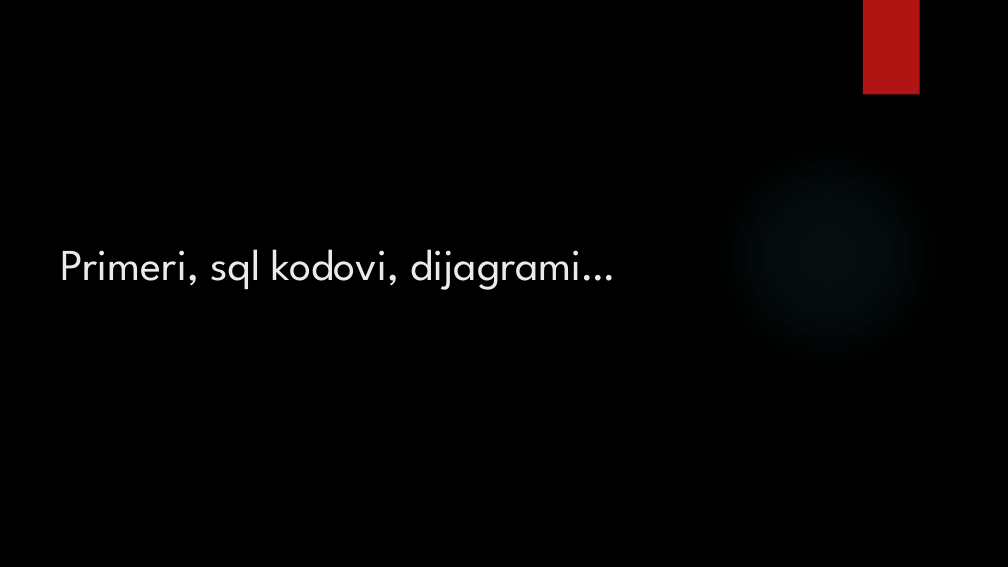
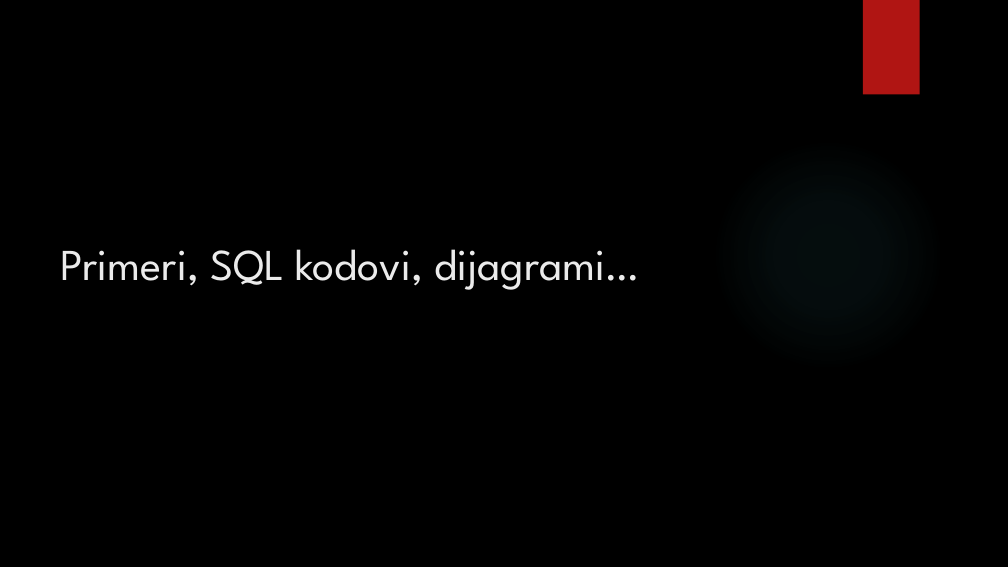
Before and after one commit to MATFPodmladak/ISGradjevinskeFirme, a slide deck: slide 14 of Prezentacija.pptx. Drawn at 1008x567 pixels with LibreOffice and Linux fonts; fonts in the diff are those of the drawing; background and template pictures are left out. Boxes give left, top, right and bottom in pixels: in the first picture for what was removed or moved away, otherwise in the second. Text is boxed around its words. In the diff, an @@ line names an element or a change of style, - is before the commit and + after.

```diff
--- a/Prezentacija.pptx
+++ b/Prezentacija.pptx
@@ title at bbox=[61, 249, 639, 290]: text changed @@
-Primeri, sql kodovi, dijagrami…
+Primeri, SQL kodovi, dijagrami…
```
Also in this commit, not shown: 1 other slide changed, 4 other files.
